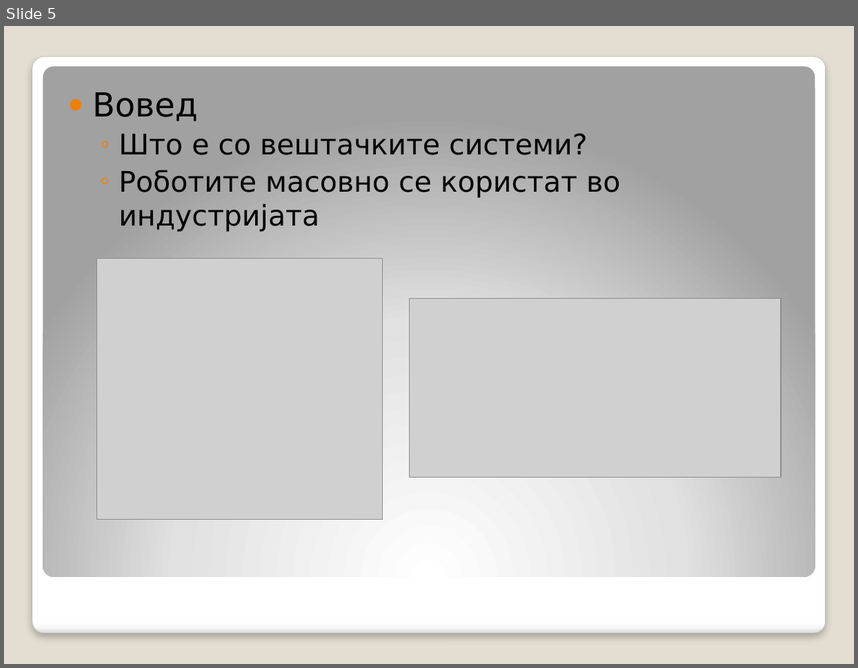
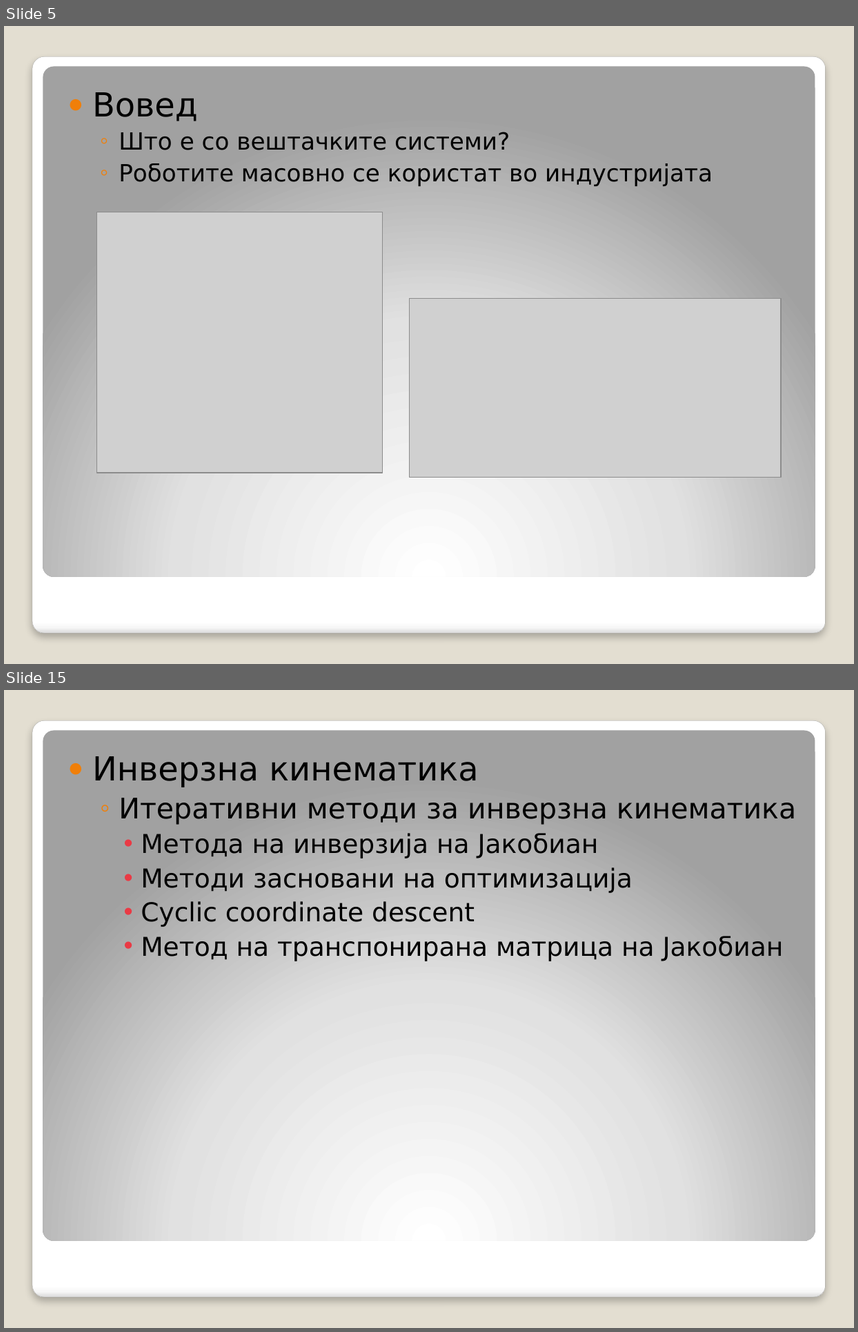
Before and after one commit to decoder015/diplomska, a slide deck: Paper/Компјутерска визија во роботика.pptx. Shown one above the other, each under a label of ours: slide 5 before the commit, slides 5 and 15 after it; the slides between them are not shown. The pictures are 858x668 and 858x1332 pixels, drawn with LibreOffice and Linux fonts; fonts in the diff are those of the drawing; grey boxes stand for pictures. Boxes give left, top, right and bottom in pixels: in the first picture for what was removed or moved away, otherwise in the second. Text is boxed around its words. In the diff, an @@ line names an element or a change of style, - is before the commit and + after.

```diff
--- a/Paper/Компјутерска визија во роботика.pptx
+++ b/Paper/Компјутерска визија во роботика.pptx
@@ slide 15 added at [4, 690, 854, 1328], background #E3DED1; not listed: 2 template elements that a slide beside it also shows @@
@@ text added at [92, 756, 796, 961], 22 pt, text #000000 @@
+● Инверзна кинематика
+  ◦ Итеративни методи за инверзна кинематика
+    • Метода на инверзија на Јакобиан
+    • Методи засновани на оптимизација
+    • Cyclic coordinate descent
+    • Метод на транспонирана матрица на Јакобиан
@@ slide 5 changed as well @@
@@ text at [119, 132, 713, 186]: size 24 to 20 pt @@
@@ picture: place and size @@
-picture at [96, 258, 382, 519]
+picture at [96, 212, 382, 473]
```
Also in this commit, not shown: 2 other slides changed, 29 other slides added, 1 slide removed, 9 other files.
